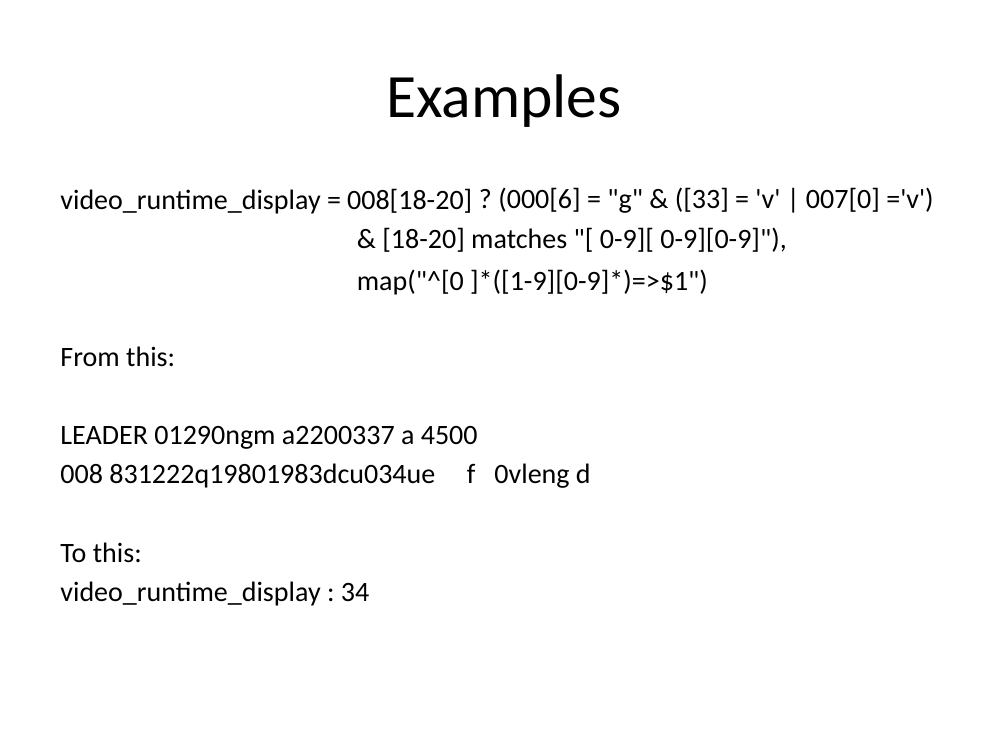
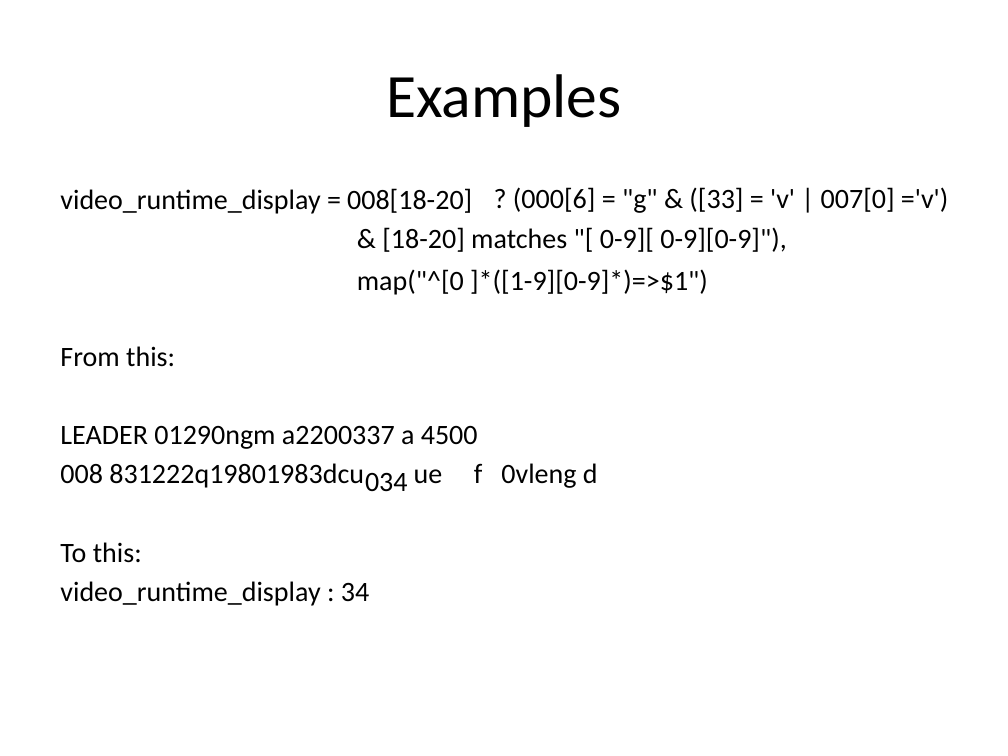
Before and after one commit to solrmarc/solrmarc, a slide deck: slide 20 of New Release of SolrMarc.pptx. Drawn at 1008x756 pixels with LibreOffice and Linux fonts; fonts in the diff are those of the drawing. Boxes give left, top, right and bottom in pixels: in the first picture for what was removed or moved away, otherwise in the second. Text is boxed around its words. In the diff, an @@ line names an element or a change of style, - is before the commit and + after.

```diff
--- a/New Release of SolrMarc.pptx
+++ b/New Release of SolrMarc.pptx
@@ background #E6E6D8 to #FFFFFF @@
@@ text "? (000[6] = "g" & ...": place and size @@
-text "? (000[6] = "g" & ..." at (498, 187, 933, 213)
+text "? (000[6] = "g" & ..." at (513, 187, 948, 213)
@@ text at (60, 463, 598, 490): spaces changed @@
-008 831222q19801983dcu034ue f 0vleng d
+008 831222q19801983dcu034 ue f 0vleng d
@@ text added at (365, 464, 409, 499), 20 pt, text #000000 @@
+034
```
Also in this commit, not shown: 22 other slides changed.
